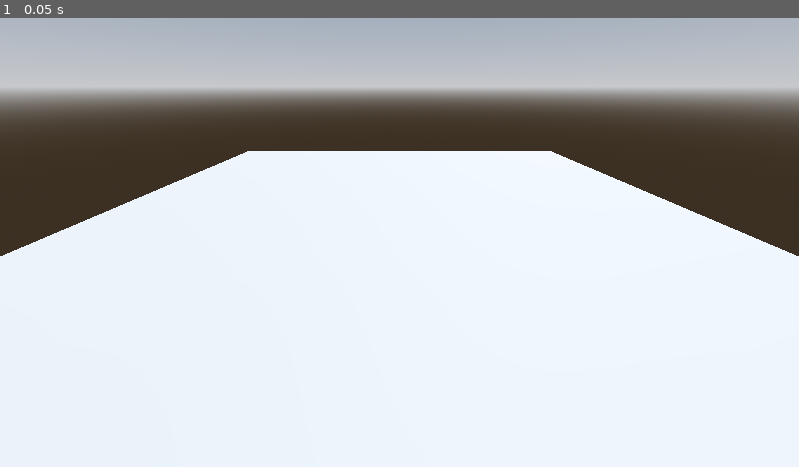
Above: before the commit, frame 1.
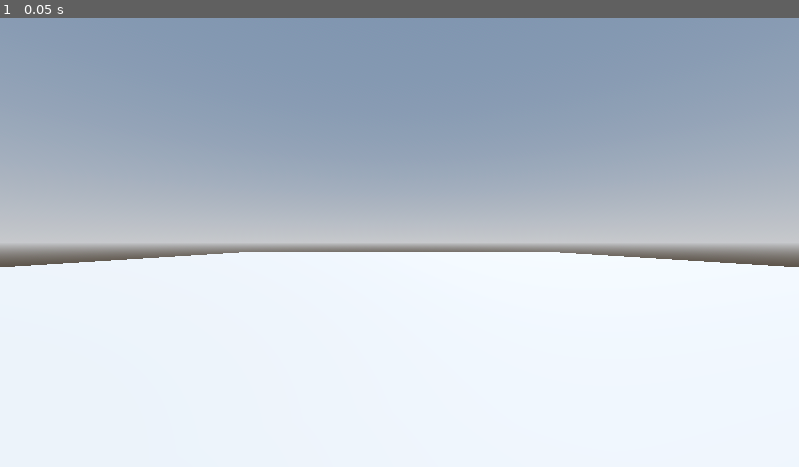
Above: after the commit, the same moment.

Repository: Assasquid/robot_rampage
Game: Godot game, scene res://Levels/sand_box.tscn
Two runs of this game, one before a commit and one after it. Both use one fixed random seed, a clock stepped at 60 frames per second and the inputs below.
Inputs:
- Up to frame 1 (0.05 s): no input

The runs differ from the first frame. In frame 1, 53% of the frame differs, in the area x 0-100%, y 0-56%.

Commit message:
Tweak the camera.

Diff:
--- a/Levels/sand_box.tscn
+++ b/Levels/sand_box.tscn
@@ -28,4 +28,4 @@
 size = Vector3(64, 1, 64)
 
 [node name="Camera3D" type="Camera3D" parent="."]
-transform = Transform3D(1, 0, 0, 0, 0.882948, 0.469472, 0, -0.469472, 0.882948, 0, 12, 32)
+transform = Transform3D(1, 0, 0, 0, 1, 0, 0, 0, 1, 0, 2, 30)
